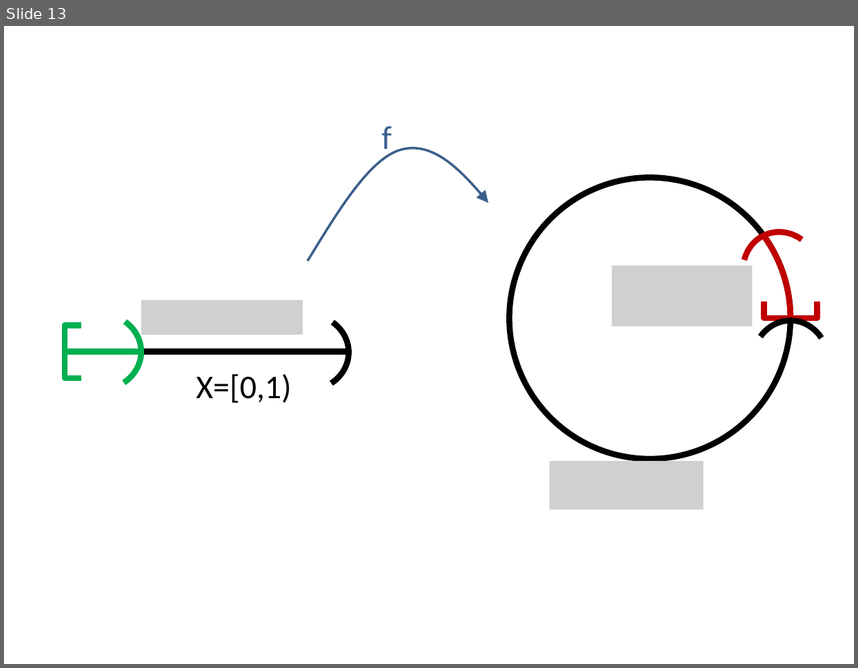
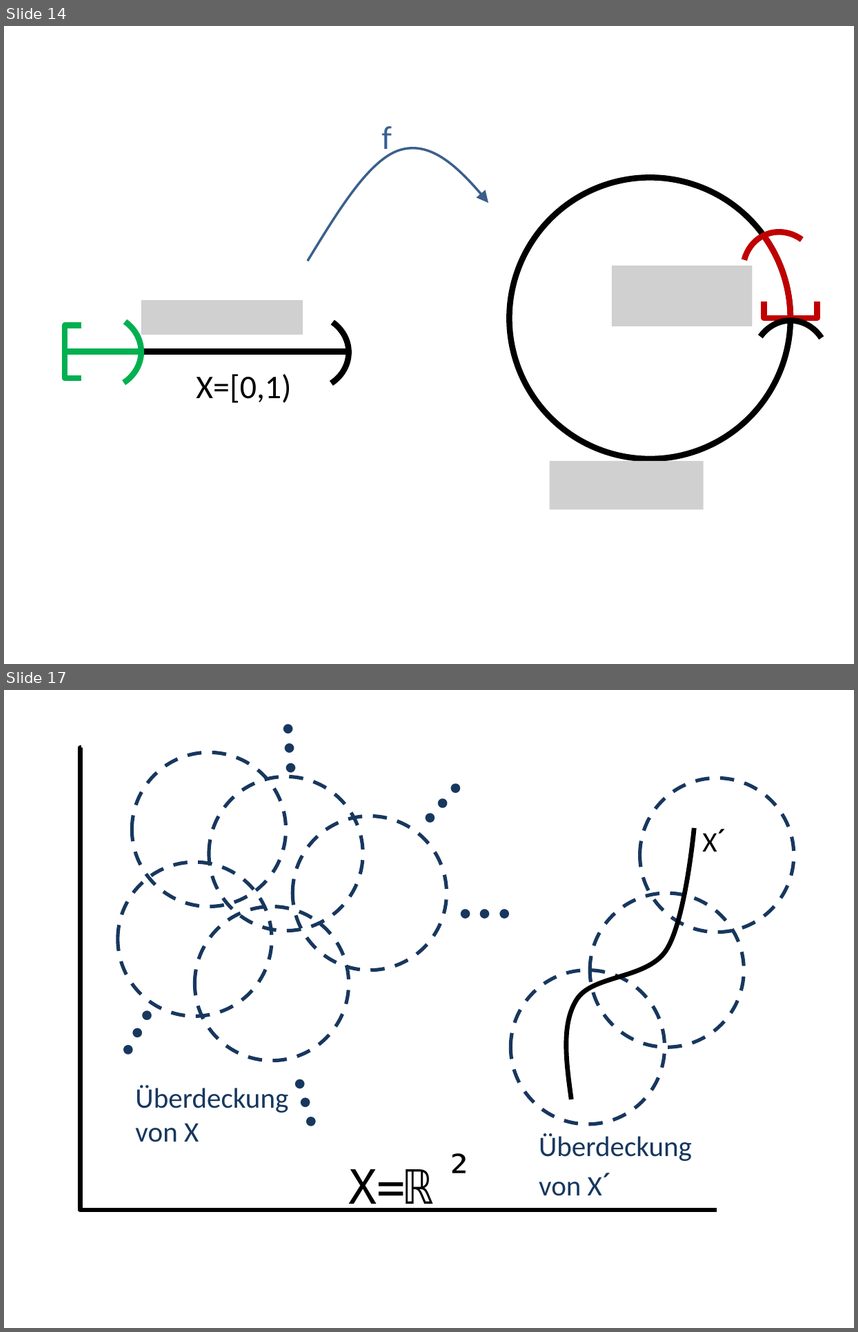
Before and after one commit to lutteropp/GeoTopo, a slide deck: images/Bilder.pptx. Shown one above the other, each under a label of ours: slide 13 before the commit, slides 14 and 17 after it; the slides between them are not shown. The pictures are 858x668 and 858x1332 pixels, drawn with LibreOffice and Linux fonts; fonts in the diff are those of the drawing; grey boxes stand for pictures. Boxes give left, top, right and bottom in pixels: in the first picture for what was removed or moved away, otherwise in the second. Text is boxed around its words. In the diff, an @@ line names an element or a change of style, - is before the commit and + after.

```diff
--- a/images/Bilder.pptx
+++ b/images/Bilder.pptx
@@ slide 17 added at (4, 690, 854, 1328), background #FFFFFF @@
@@ group added at (53, 709, 794, 1212): 10 texts, 8 ellipses, 1 elbow line, 1 freeform shape @@
+X=ℝ
+²
+…
+…
+…
+…
+…
+Überdeckung von X
+Überdeckung von X´
+X´
@@ what was slide 13 is now slide 14 @@
```
Also in this commit, not shown: 6 other slides added, 13 other files.
